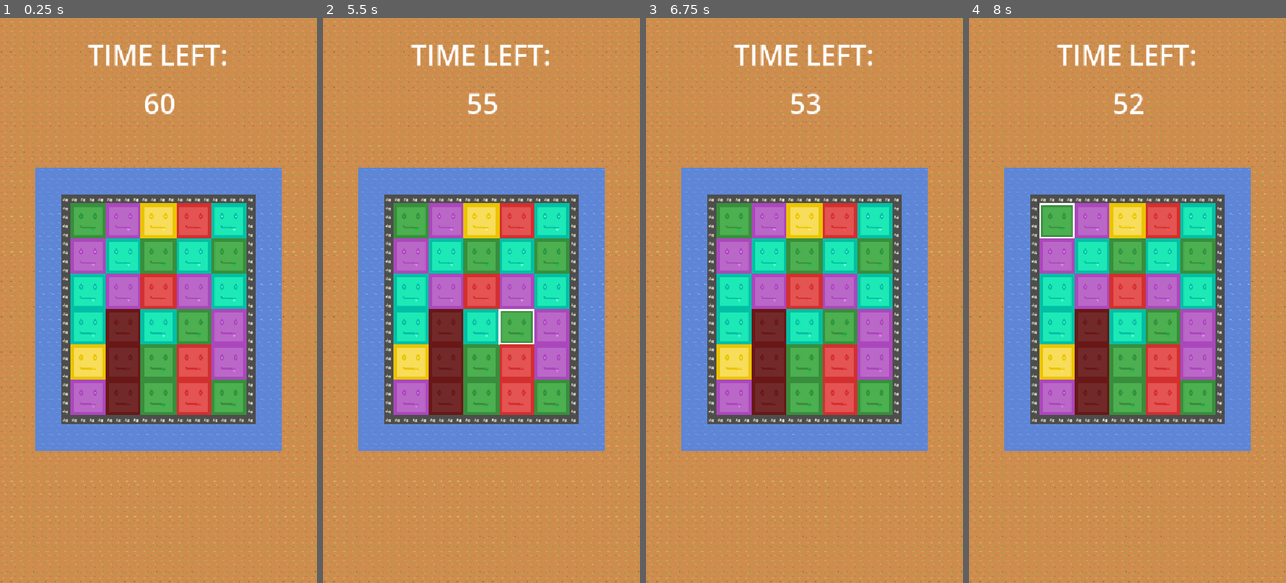
Above: before the commit, frames 1-4 (left to right).
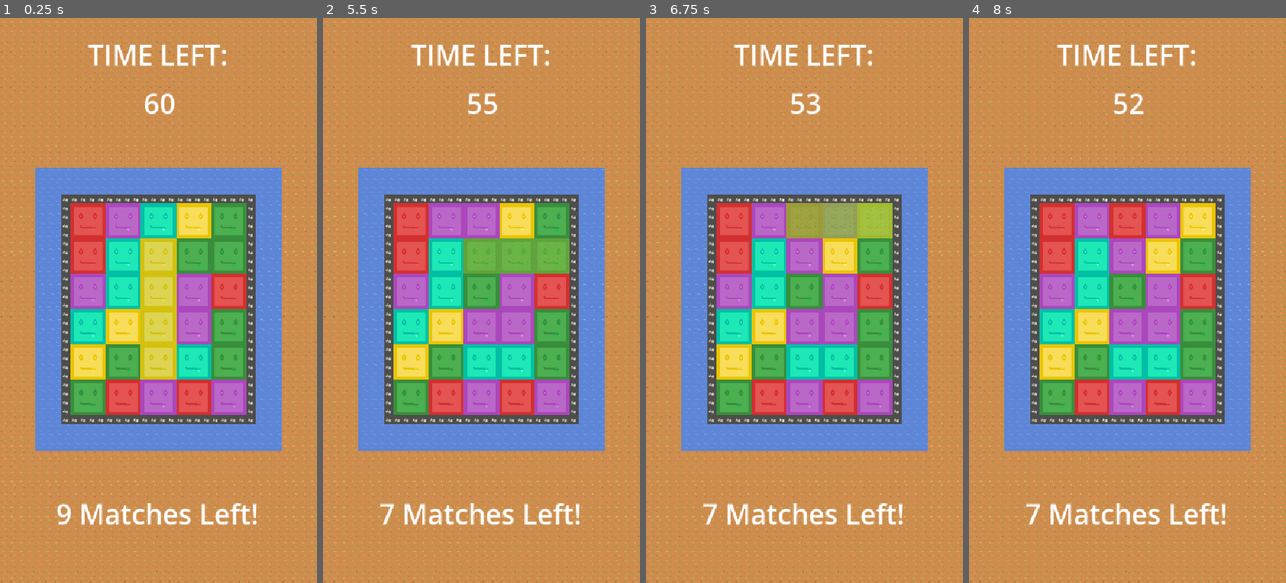
Above: after the commit, the same moments.

Repository: EliJ0y/Slime-Slider
Game: Godot game, scene res://Scenes/Levels/level_1.tscn
Same seed, same stepped clock (60 frames per second), same inputs: the game is played once before the commit and once after it.
Inputs (mouse positions are in pixels of both pictures, inside the frame that each line leads up to):
- Up to frame 1 (0.25 s): no input
- Up to frame 2 (5.5 s): click (411, 221) at 0.52 s; tap Enter at 1.25 s; move the mouse to (551, 272) at 1.27 s; hold D (right) 1.28-2.03 s; tap Alt at 1.35, 2.85, 4.35 s; click (551, 272) at 1.42 s; move the mouse to (418, 328) at 2.02 s; hold S (down) 2.03-2.78 s; tap Shift at 2.1, 3.6, 5.1 s; move the mouse to (513, 176) at 2.77 s; hold D (right) 2.78-3.53 s; move the mouse to (465, 413) at 3.52 s; hold W (up) 3.53-4.28 s; click (465, 413) at 3.67 s; move the mouse to (576, 385) at 4.27 s; hold A (left) from 4.28 s (still down); move the mouse to (386, 215) at 5.02 s
- Up to frame 3 (6.75 s): move the mouse to (820, 300) at 5.77 s; release A (left) at 5.78 s; hold S (down) 5.78-6.53 s; tap Alt at 5.85 s; click (820, 300) at 5.92 s; tap Space at 6.5 s; move the mouse to (756, 159) at 6.52 s; hold D (right) from 6.53 s (still down); tap Shift at 6.6 s
- Up to frame 4 (8 s): move the mouse to (1197, 272) at 7.27 s; release D (right) at 7.28 s; hold W (up) from 7.28 s (still down); tap Alt at 7.35 s

The runs differ from the first frame. In frame 1, 17% of the frame differs, in the area x 18-81%, y 32-90%; in frame 2, 18%; in frame 3, 17%; in frame 4, 17%.

Commit message:
Match-3 system working!
Matches above 3 in any configuration is counted
Only unique matches add to the objective
Grid updates with each move and swap and match
Slimes fade and get removed after matches
Slimes above the removed ones drop down to fill the gaps
New slimes are created and spawn in the gaps left at the top

Diff:
--- a/slime-slider/Scenes/Levels/level_1.tscn
+++ b/slime-slider/Scenes/Levels/level_1.tscn
@@ -1236,6 +1236,14 @@
 theme_override_font_sizes/font_size = 50
 horizontal_alignment = 1
 
+[node name="Objective Label" type="Label" parent="CanvasLayer" unique_id=676534308]
+offset_left = 88.0
+offset_top = 864.0
+offset_right = 484.0
+offset_bottom = 933.0
+theme_override_font_sizes/font_size = 50
+horizontal_alignment = 1
+
 [node name="Game Over Screen" parent="." unique_id=1573366527 instance=ExtResource("4_xgxfi")]
 visible = false
 
--- a/slime-slider/Scenes/UI/game_over_screen.tscn
+++ b/slime-slider/Scenes/UI/game_over_screen.tscn
@@ -28,3 +28,5 @@
 offset_bottom = 540.0
 theme_override_font_sizes/font_size = 60
 text = "Retry"
+
+[connection signal="pressed" from="Retry Button" to="." method="_on_retry_button_pressed"]
--- a/slime-slider/Scenes/UI/you_win_screen.tscn
+++ b/slime-slider/Scenes/UI/you_win_screen.tscn
@@ -36,3 +36,5 @@
 offset_bottom = 692.0
 theme_override_font_sizes/font_size = 60
 text = "Next Level"
+
+[connection signal="pressed" from="Retry Button" to="." method="_on_retry_button_pressed"]
--- a/slime-slider/Scripts/game_manager.gd
+++ b/slime-slider/Scripts/game_manager.gd
@@ -6,27 +6,22 @@
 
 var slimes: Array
 var controlled_slime
-var general_matches_made
+var general_matches_made: int
+
+var fade_time = 1.0
+var drop_time = 0.5
+var resolving_slimes = false
 
 var grid: Array = []
-@onready var cell_size = level_settings.tile_size
+@onready var tile_size = level_settings.tile_size
 @onready var start_spawn_x = level_settings.start_spawn_x
 @onready var start_spawn_y = level_settings.start_spawn_y
 
 func _ready() -> void:
 	$"../CanvasLayer/Time Left Value".text = str(level_settings.level_time)
+	$"../CanvasLayer/Objective Label".text = str(level_settings.general_matches) + " Matches Left!"
 	spawn_slimes()
-	var matched = find_matches()
-	print(matched.size())
-	for slime in matched:
-		slime.modulate = Color(0.5, 0.5, 0.5)
-
-	slimes = $"../Slimes".get_children()
-	for slime in slimes:
-		var slime_button = slime.get_node("Slime Button")
-		slime_button.connect("pressed", on_slime_clicked)
-		slime.connect("stopped_glowing", on_slime_stopped_glowing) #gets the signal from slime.gd
-		slime.glow_time = level_settings.glow_time
+	await resolve_matches()
 
 	await get_tree().create_timer(1.0).timeout
 	pick_glowing_slimes()
@@ -36,28 +31,55 @@
 	if level_settings.level_time > 0:
 		level_settings.level_time -= delta
 		$"../CanvasLayer/Time Left Value".text = str(roundi(level_settings.level_time))
+		$"../CanvasLayer/Objective Label".text = str(level_settings.general_matches - general_matches_made) + " Matches Left!"
 	win_or_lose()
 
+
+func create_slime(column: int, row: int):
+	var new_slime = slime_prefab.instantiate()
+	new_slime.position = cell_positions(column, row)
+	new_slime.slime_colour = randi_range(0, new_slime.slime_colours.size() - 1)
+	slimes_parent_node.add_child(new_slime)
+	new_slime.get_node("Slime Button").connect("pressed", on_slime_clicked)
+	new_slime.connect("move_slime_finished", on_slime_moved)
+	new_slime.connect("stopped_glowing", on_slime_stopped_glowing)
+	new_slime.glow_time = level_settings.glow_time
+	slimes.append(new_slime)
+	return new_slime
 
 func spawn_slimes():
 	for column in range(level_settings.grid_columns):
 		#adds an empty array to the end of the grid
 		grid.append([])
 		for row in range(level_settings.grid_rows):
-			#get the instantiated slime before spawning at position
-			var spawned_slime = slime_prefab.instantiate()
-			spawned_slime.position = cell_positions(column, row)
-			spawned_slime.slime_colour = randi_range(0, spawned_slime.slime_colours.size() - 1)
-			slimes_parent_node.add_child(spawned_slime)
-			#puts the spawned slime into the empty array from earlier
-			#goes through each available position in the row before going back to columns loop
-			grid[column].append(spawned_slime)
+			grid[column].append(create_slime(column, row))
 
 func cell_positions(column: int, row: int) -> Vector2:
 	#e.g. first slime is 160 + 0 * 64, 368 + 0 *64 for (160, 368)
-	return Vector2(start_spawn_x + column * cell_size, start_spawn_y + row * cell_size)
+	return Vector2(start_spawn_x + column * tile_size, start_spawn_y + row * tile_size)
+
+func on_slime_moved():
+	rebuild_grid()
+	await resolve_matches()
+
+func rebuild_grid():
+	for column in grid.size():
+		for row in grid[column].size():
+			#resets every slime's position
+			grid[column][row] = null
+	for slime in slimes:
+		#e.g. (224 - 160) / 64 = 1. so slime is in the column of index 1
+		var column = roundi((slime.position.x - start_spawn_x) / tile_size)
+		var row = roundi((slime.position.y - start_spawn_y) / tile_size)
+		#ensures its within the bounds of the grid
+		if (column >= 0 and column < grid.size()) and (row >= 0 and row < grid[column].size()):
+			grid[column][row] = slime
+
 
 func on_slime_clicked():
+	if resolving_slimes:
+		return
+
 	var clicked_button = get_viewport().gui_get_focus_owner()
 	#need to get the parent to be able to call on_slime_selected() as the script is on the parent node
 	var clicked_slime = clicked_button.get_parent()
@@ -68,7 +90,7 @@
 		if controlled_slime != null:
 			#unselect that slime
 			controlled_slime.unselect_slime()
-			#the new glowing slime clicked on is now controlled
+		#the new glowing slime clicked on is now controlled
 		controlled_slime = clicked_slime
 		controlled_slime.on_slime_selected()
 
@@ -76,8 +98,9 @@
 	#filters out the already glowing slimes
 	var not_glowing_slimes = slimes.filter(func(slime): return not slime.is_glowing)
 	#will only pick slimes that arent already glowing
-	var slime = not_glowing_slimes.pick_random()
-	slime.slime_glowing()
+	if not_glowing_slimes.is_empty():
+		return
+	not_glowing_slimes.pick_random().slime_glowing()
 
 func glowing_slime_cycle():
 	#gets called in ready and runs during the level to continually pick new glowing slimes
@@ -93,42 +116,147 @@
 
 
 func find_matches() -> Array:
-	var matched_slimes: Array = []
+	var matched_slimes_groups: Array = []
 
 	#checks the slimes in every column
 	for column in grid.size():
 		var colours_adjacent: Array = []
 		for row in grid[column].size():
-			#check each slime to see if they r viable to become a match
-			colours_adjacent = scan_slimes(grid[column][row], colours_adjacent, matched_slimes)
-		#calls the fucntion to check if any matches have been made
-		save_colours_adjacent(colours_adjacent, matched_slimes)
+			#check each slime in the column to see if they r viable to become a match
+			colours_adjacent = scan_slimes(grid[column][row], colours_adjacent, matched_slimes_groups)
+		#calls the function to check if any matches in the column have been made
+		save_colours_adjacent(colours_adjacent, matched_slimes_groups)
 
 	#checks the slimes in every row
 	for row in grid[0].size():
 		var colours_adjacent: Array = []
 		for column in grid.size():
-			colours_adjacent = scan_slimes(grid[column][row], colours_adjacent, matched_slimes)
-		save_colours_adjacent(colours_adjacent, matched_slimes)
-
-	return matched_slimes
-
-func scan_slimes(slime, colours_adjacent: Array, matched_slimes: Array) -> Array:
+			colours_adjacent = scan_slimes(grid[column][row], colours_adjacent, matched_slimes_groups)
+		#calls the function to check if any matches in the row have been made
+		save_colours_adjacent(colours_adjacent, matched_slimes_groups)
+
+	return matched_slimes_groups
+
+func scan_slimes(slime, colours_adjacent: Array, matched_slimes_groups: Array) -> Array:
 	#checks if theres nothing or if the colours match
 	if colours_adjacent.is_empty() or slime.slime_colour == colours_adjacent[0].slime_colour:
 		colours_adjacent.append(slime)
 		return colours_adjacent
 
-	#calls the fucntion to check if any matches have been made
-	save_colours_adjacent(colours_adjacent, matched_slimes)
-	#starts a new array with the current slime after colour changes
+	#calls the function to check if any matches have been made since the colour has changed
+	save_colours_adjacent(colours_adjacent, matched_slimes_groups)
+	#starts a new array with the current slime after colour changed
 	return [slime]
 
-func save_colours_adjacent(colours_adjacent: Array, matched_slimes: Array):
-	if colours_adjacent.size() >= 3:
-		for slime in colours_adjacent:
-			if not matched_slimes.has(slime):
-				matched_slimes.append(slime)
+func save_colours_adjacent(colours_adjacent: Array, matched_slimes_groups: Array):
+	if colours_adjacent.size() < 3:
+		return
+
+	#an array to merge two matches if they share a slime
+	#duplicate() so it doesnt mess up the actual array
+	var merged_slime_group: Array = colours_adjacent.duplicate()
+
+	for group in matched_slimes_groups.duplicate():
+		var shares_a_slime = false
+		for slime in group:
+			if colours_adjacent.has(slime):
+				shares_a_slime = true
+				break
+
+		if shares_a_slime:
+			#merges the slimes from previous match (except dupes) with current match
+			for slime in group:
+				if not merged_slime_group.has(slime):
+					merged_slime_group.append(slime)
+			#remove the previous match so it doesnt count twice for the matches
+			matched_slimes_groups.erase(group)
+
+	matched_slimes_groups.append(merged_slime_group)
+
+
+func resolve_matches():
+	if resolving_slimes:
+		return
+	resolving_slimes = true
+	if controlled_slime != null:
+		#pause keyboard input while removing slimes
+		controlled_slime.unselect_slime()
+
+	var matched_slimes_groups = find_matches()
+	while not matched_slimes_groups.is_empty():
+		#adds a point for each unique match
+		general_matches_made += matched_slimes_groups.size()
+
+		var matched_slimes: Array = []
+		for group in matched_slimes_groups:
+			#makes sure each slime is appended individually and not in a lump group
+			matched_slimes.append_array(group)
+
+		await fade_out_slimes(matched_slimes)
+		drop_slimes()
+		await get_tree().create_timer(drop_time).timeout
+		respawn_slimes()
+		await get_tree().create_timer(fade_time).timeout
+		matched_slimes_groups = find_matches()
+
+	#give control back since the grid is done changing
+	if controlled_slime != null:
+		controlled_slime.on_slime_selected()
+	resolving_slimes = false
+
+func fade_out_slimes(matched_slimes: Array):
+	for slime in matched_slimes:
+		var fade_tween = create_tween()
+		#fade the slimes out into transparency
+		fade_tween.tween_property(slime, "modulate:a", 0.0, fade_time)
+	#wait for the fade to finish then remove the slimes
+	await get_tree().create_timer(fade_time).timeout
+	for slime in matched_slimes:
+		remove_slimes(slime)
+
+func remove_slimes(slime):
+	for column in grid.size():
+		#finds slime's index (row) in the column
+		var row = grid[column].find(slime)
+		if row != -1:
+			#make the position empty after removing slime
+			grid[column][row] = null
+
+	slimes.erase(slime)
+	if slime == controlled_slime:
+		controlled_slime = null
+	slime.queue_free()
+
+
+func drop_slimes():
+	for column in grid.size():
+		#start from the bottom-most row
+		var lowest_row = grid[column].size() - 1
+		#from bottom-most row, goes up a row each time, stops before index -1 which doesnt exist
+		for row in range((grid[column].size() - 1), -1, -1):
+			var slime = grid[column][row]
+			if slime == null:
+				continue
+			if row != lowest_row:
+				#update the slime's new position after dropping
+				grid[column][lowest_row] = slime
+				#its previous position is now empty
+				grid[column][row] = null
+				slime.move_animation(cell_positions(column, lowest_row))
+			#goes to the next row one above
+			lowest_row -= 1
+
+func respawn_slimes():
+	for column in grid.size():
+		for row in grid[column].size():
+			#checks if the position is empty
+			if grid[column][row] == null:
+				#then creates a new slime for that position
+				var new_slime = create_slime(column, row)
+				grid[column][row] = new_slime
+				new_slime.modulate.a = 0.0
+				create_tween().tween_property(new_slime, "modulate:a", 1.0, fade_time)
+
 
 func win_or_lose():
 	if level_settings.level_time <= 0:
--- a/slime-slider/Scripts/slime.gd
+++ b/slime-slider/Scripts/slime.gd
@@ -1,5 +1,6 @@
 extends CharacterBody2D
 
+signal move_slime_finished
 signal stopped_glowing(slime)
 
 var green_slime = preload("res://Assets/green-slime.png")
@@ -52,17 +53,18 @@
 	#checks for collisions by taking object's position and how far it will move
 	if test_move(global_transform, offset, collision):
 		var collided_object = collision.get_collider()
-		print(collided_object)
 		if collided_object is CharacterBody2D:
 			#move other slime first so controlled slime's global position hasnt updated yet
 			collided_object.move_animation(global_position)
 			#then move the controlled slime like normal
-			move_animation(global_position + offset)
+			await move_animation(global_position + offset)
+			move_slime_finished.emit()
 			return
 		else:
 			return
 	#if no collision, move controlled slime like normal
-	move_animation(global_position + offset)
+	await move_animation(global_position + offset)
+	move_slime_finished.emit()
 
 func move_animation(target_position: Vector2):
 	is_moving = true
